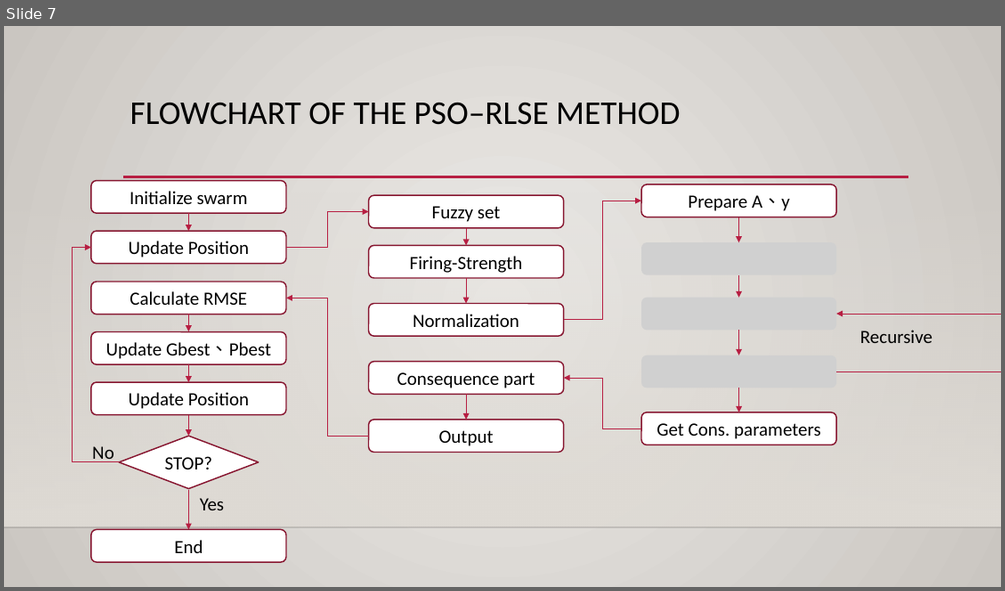
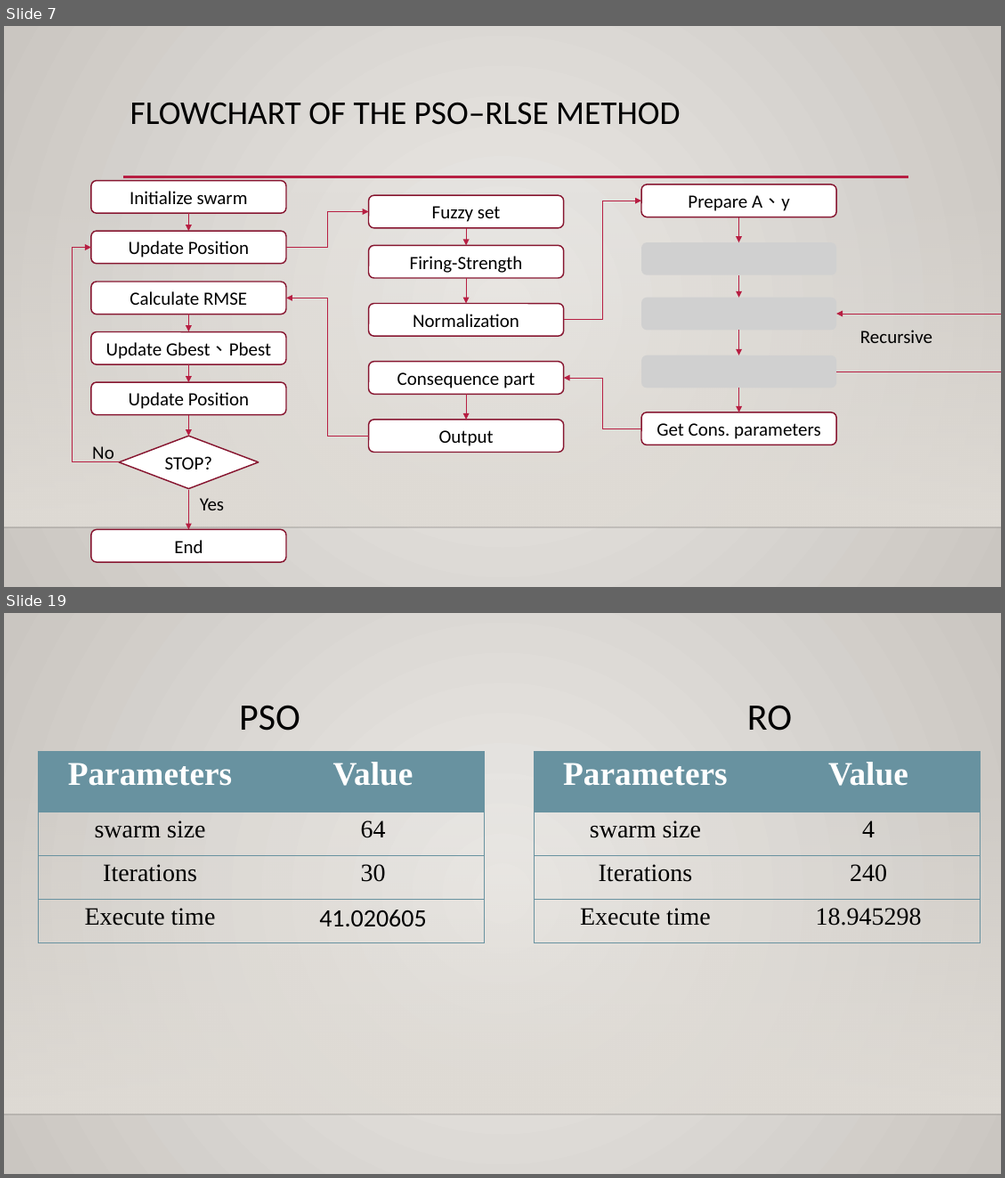
Before and after one commit to add11013/Matlab-AI, a slide deck: 0301_RO_VS_PSO/RO_VS_PSO.pptx. Shown one above the other, each under a label of ours: slide 7 before the commit, slides 7 and 19 after it; the slides between them are not shown. The pictures are 1005x591 and 1005x1178 pixels, drawn with LibreOffice and Linux fonts; fonts in the diff are those of the drawing; grey boxes stand for pictures; background and template pictures are left out. Boxes give left, top, right and bottom in pixels: in the first picture for what was removed or moved away, otherwise in the second. Text is boxed around its words. In the diff, an @@ line names an element or a change of style, - is before the commit and + after.

```diff
--- a/0301_RO_VS_PSO/RO_VS_PSO.pptx
+++ b/0301_RO_VS_PSO/RO_VS_PSO.pptx
@@ slide 19 added at [4, 613, 1001, 1174], background gradient #ECEAE7 to #CAC7C1; not listed: 2 template elements that a slide beside it also shows @@
@@ text added at [239, 705, 300, 730], 36 pt, text #000000 @@
+PSO
@@ text added at [747, 705, 792, 730], 36 pt, text #000000 @@
+RO
@@ table added at [39, 751, 484, 942], 4 rows, 2 columns @@
+Parameters | Value
+swarm size | 64
+Iterations | 30
+Execute time | 41.020605
@@ table added at [534, 752, 979, 943], 4 rows, 2 columns @@
+Parameters | Value
+swarm size | 4
+Iterations | 240
+Execute time | 18.945298
```
Also in this commit, not shown: 10 slides changed, 1 slide removed, 3 other files.
